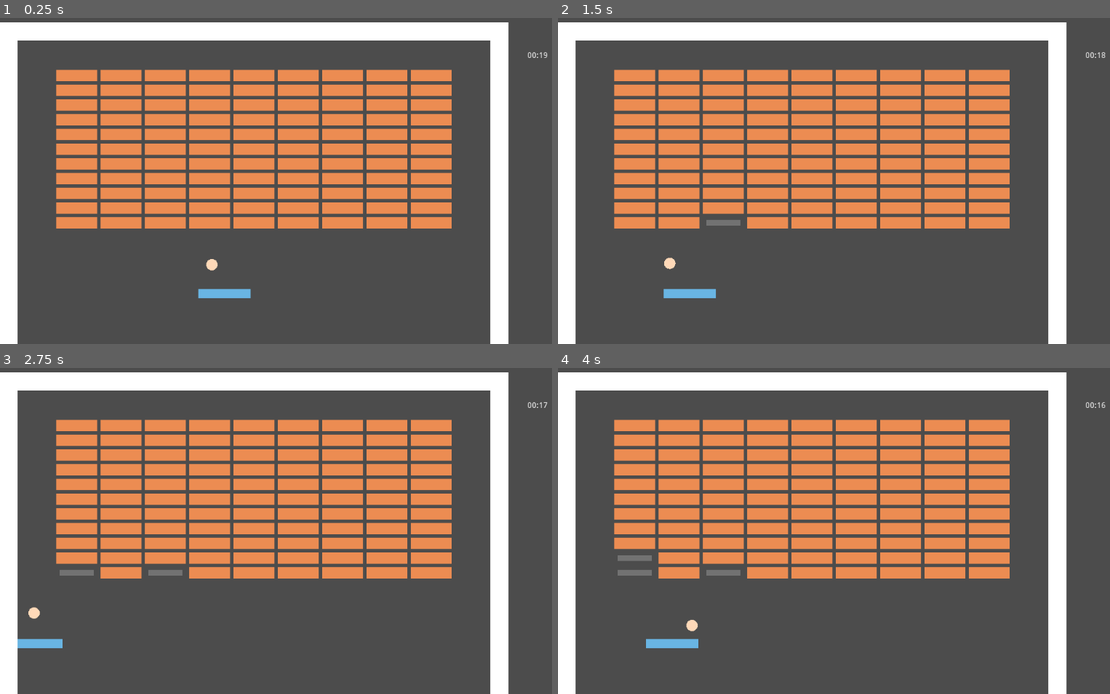
Above: before the commit, frames 1-4 (two rows, left to right).
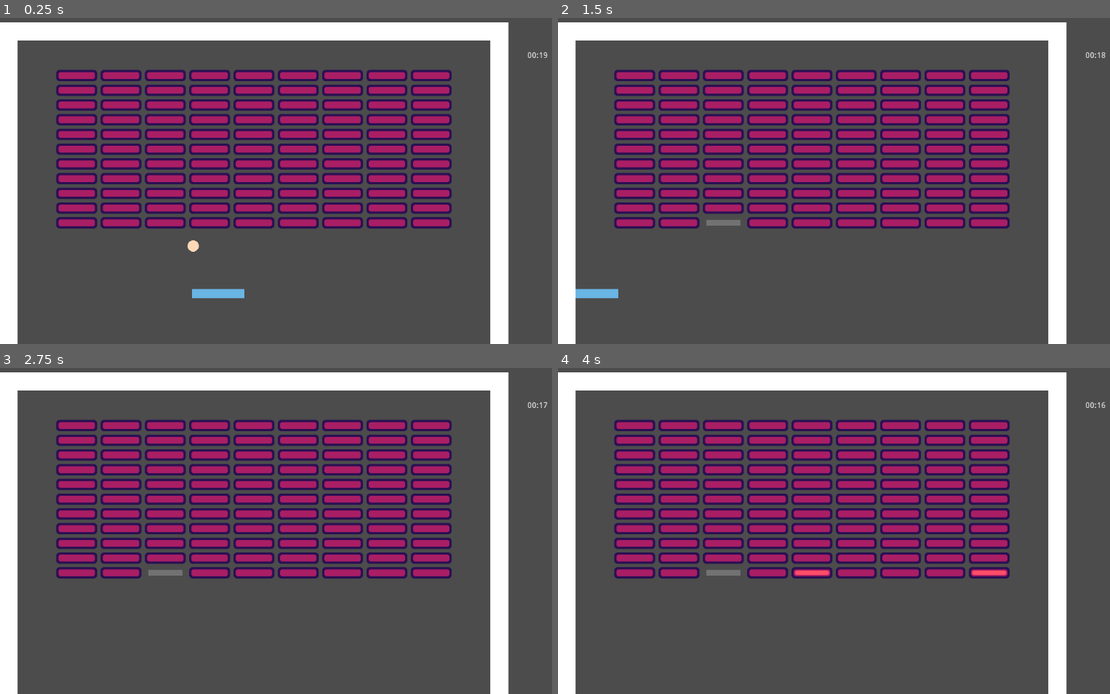
Above: after the commit, the same moments.

Repository: marc-hugh-tom/gmtk-game-jam-2023
Game: Godot game, scene res://scenes/GameState.tscn
Same seed, same stepped clock (60 frames per second), same inputs: the game is played once before the commit and once after it.
Inputs (mouse positions are in pixels of both pictures, inside the frame that each line leads up to):
- Up to frame 1 (0.25 s): no input
- Up to frame 2 (1.5 s): move the mouse to (977, 158) at 0.52 s; press the mouse at (977, 158) at 0.53 s; hold Right (ui_right) 0.53-1.28 s; move the mouse to (734, 190) at 1.27 s; release the mouse at (734, 190) at 1.28 s; hold Left (ui_left) from 1.28 s (still down); click (734, 190) at 1.35 s
- Up to frame 3 (2.75 s): move the mouse to (347, 449) at 2.02 s; release Left (ui_left) at 2.03 s; press the mouse at (347, 449) at 2.03 s; hold Right (ui_right) from 2.03 s (still down)
- Up to frame 4 (4 s): move the mouse to (817, 592) at 2.77 s; release the mouse at (817, 592) at 2.78 s; click (817, 592) at 2.85 s; move the mouse to (1021, 576) at 3.52 s; release Right (ui_right) at 3.53 s; press the mouse at (1021, 576) at 3.53 s; hold Left (ui_left) from 3.53 s (still down)

The runs differ from the first frame. In frame 1, 27% of the frame differs, in the area x 10-82%, y 15-86%; in frame 2, 27%, in the area x 3-82%, y 15-86%; in frame 3, 27%; in frame 4, 27%.

Commit message:
Add different block types

Diff:
--- a/project.godot
+++ b/project.godot
@@ -13,6 +13,10 @@
 config/name="gmtk-game-jam-2023"
 run/main_scene="res://scenes/GameState.tscn"
 config/icon="res://icon.png"
+
+[autoload]
+
+Globals="*res://scenes/Globals.tscn"
 
 [global]
 
--- a/scenes/Block.tscn
+++ /dev/null
@@ -1,19 +0,0 @@
-[gd_scene load_steps=3 format=2]
-
-[ext_resource path="res://scripts/Block.gd" type="Script" id=1]
-
-[sub_resource type="RectangleShape2D" id=1]
-extents = Vector2( 36, 10 )
-
-[node name="Block" type="StaticBody2D" groups=["block"]]
-script = ExtResource( 1 )
-
-[node name="ColorRect" type="ColorRect" parent="."]
-margin_left = -36.0
-margin_top = -10.0
-margin_right = 36.0
-margin_bottom = 10.0
-color = Color( 0.929412, 0.552941, 0.32549, 1 )
-
-[node name="CollisionShape2D" type="CollisionShape2D" parent="."]
-shape = SubResource( 1 )
--- /dev/null
+++ b/scenes/BlockBasic.tscn
@@ -0,0 +1,16 @@
+[gd_scene load_steps=4 format=2]
+
+[ext_resource path="res://scripts/BlockBasic.gd" type="Script" id=1]
+[ext_resource path="res://assets/sprites/basic_block.png" type="Texture" id=2]
+
+[sub_resource type="RectangleShape2D" id=1]
+extents = Vector2( 36, 10 )
+
+[node name="BlockBasic" type="StaticBody2D" groups=["block"]]
+script = ExtResource( 1 )
+
+[node name="Sprite" type="Sprite" parent="."]
+texture = ExtResource( 2 )
+
+[node name="CollisionShape2D" type="CollisionShape2D" parent="."]
+shape = SubResource( 1 )
--- /dev/null
+++ b/scenes/BlockTough.tscn
@@ -0,0 +1,16 @@
+[gd_scene load_steps=4 format=2]
+
+[ext_resource path="res://scripts/BlockTough.gd" type="Script" id=1]
+[ext_resource path="res://assets/sprites/tough_block.png" type="Texture" id=2]
+
+[sub_resource type="RectangleShape2D" id=1]
+extents = Vector2( 36, 10 )
+
+[node name="BlockTough" type="StaticBody2D" groups=["block"]]
+script = ExtResource( 1 )
+
+[node name="Sprite" type="Sprite" parent="."]
+texture = ExtResource( 2 )
+
+[node name="CollisionShape2D" type="CollisionShape2D" parent="."]
+shape = SubResource( 1 )
--- /dev/null
+++ b/scenes/Cursor.tscn
@@ -0,0 +1,3 @@
+[gd_scene format=2]
+
+[node name="Cursor" type="Node2D"]
--- /dev/null
+++ b/scenes/Globals.tscn
@@ -0,0 +1,6 @@
+[gd_scene load_steps=2 format=2]
+
+[ext_resource path="res://scripts/Globals.gd" type="Script" id=1]
+
+[node name="Globals" type="Node2D"]
+script = ExtResource( 1 )
--- a/scripts/Ball.gd
+++ b/scripts/Ball.gd
@@ -1,7 +1,7 @@
 extends KinematicBody2D
 
 var direction = Vector2.ZERO
-var speed = 200.0
+var speed = 400.0
 
 func _ready():
 	direction = Vector2(-0.5, 0.5)
--- a/scripts/BlockGrid.gd
+++ b/scripts/BlockGrid.gd
@@ -1,6 +1,6 @@
 extends Node2D
 
-const BLOCK = preload("res://scenes/Block.tscn")
+const BLOCK = preload("res://scenes/BlockBasic.tscn")
 const HALF_SPACING = 3
 # Columns and rows have to be odd
 const COLUMNS = 9
@@ -34,15 +34,15 @@
 		block_matrix[int(grid_position.x)][int(grid_position.y)] = null
 		block.queue_free()
 
-func add_block(grid_position):
+func add_block(grid_position, block_factory):
 	delete_block(grid_position)
-	var block = BLOCK.instance()
+	var block = block_factory.instance()
 	block_matrix[int(grid_position.x)][int(grid_position.y)] = block
 	add_child(block)
 	block.set_global_position(grid_position_to_global_position(grid_position))
 
-func add_block_to_global_position(input_global_position):
-	add_block(global_position_to_grid_position(input_global_position))
+func add_block_to_global_position(input_global_position, block_factory):
+	add_block(global_position_to_grid_position(input_global_position), block_factory)
 
 func snap_to_grid(input_global_position):
 	return(grid_position_to_global_position(global_position_to_grid_position(input_global_position)))
@@ -69,7 +69,7 @@
 func _init_starting_blocks():
 	for col_idx in range(COLUMNS):
 		for row_idx in range(ROWS):
-			add_block(Vector2(col_idx, row_idx))
+			add_block(Vector2(col_idx, row_idx), BLOCK)
 
 func get_block_count():
 	var count = 0
--- /dev/null
+++ b/scripts/BlockTough.gd
@@ -0,0 +1,10 @@
+extends StaticBody2D
+
+var health = 2
+
+func on_collide_with_ball():
+	health -= 1
+	if health == 1:
+		$Sprite.set_texture(load("res://assets/sprites/basic_block.png"))
+	if health == 0:
+		queue_free()
--- a/scripts/GameContainer.gd
+++ b/scripts/GameContainer.gd
@@ -13,7 +13,9 @@
 	$PlacementUI.set_block_grid($BlockGrid)
 
 func _add_block(input_global_position):
-	block_grid.add_block_to_global_position(input_global_position)
+	var current_block = Globals.current_block
+	block_grid.add_block_to_global_position(input_global_position, current_block[0])
+	Globals.current_block_used()
 
 func _process(delta):
 	paddle.set_ball_position(ball.position)
--- /dev/null
+++ b/scripts/Globals.gd
@@ -0,0 +1,46 @@
+extends Node2D
+
+var BLOCK_TYPES = [
+	[
+		preload("res://scenes/BlockBasic.tscn"),
+		"Rubbish block",
+		1.0
+	],
+	[
+		preload("res://scenes/BlockTough.tscn"),
+		"Better block",
+		0.5
+	]
+]
+
+var block_cum_probs = [0.0]
+var current_block
+var next_block
+
+func _ready():
+	_populate_block_probabilities()
+	current_block = get_next_block()
+	next_block = get_next_block()
+
+func _populate_block_probabilities():
+	var summed_weights = 0.0
+	for block_info in BLOCK_TYPES:
+		summed_weights += block_info[2]
+	for block_info in BLOCK_TYPES:
+		block_cum_probs.append(
+			block_cum_probs.back() + block_info[2] / summed_weights
+		)
+	# Remove zero
+	block_cum_probs.pop_front()
+
+func get_next_block():
+	var random_num = randf()
+	var idx = 0
+	for prob in block_cum_probs:
+		if random_num <= prob:
+			return(BLOCK_TYPES[idx])
+		idx += 1
+
+func current_block_used():
+	current_block = next_block
+	next_block = get_next_block()
--- a/scripts/PlacementUI.gd
+++ b/scripts/PlacementUI.gd
@@ -2,7 +2,7 @@
 
 signal block_placed
 
-const BLOCK = preload("res://scenes/Block.tscn")
+const BLOCK = preload("res://scenes/BlockBasic.tscn")
 const INDICATORS = preload("res://scenes/BlockPositionIndicator.tscn")
 
 var guide_block
@@ -10,11 +10,7 @@
 
 func set_block_grid(input_block_grid):
 	block_grid = input_block_grid
-	guide_block = BLOCK.instance()
-	guide_block.set_collision_layer_bit(0, 0)
-	guide_block.set_collision_mask_bit(0, 0)
-	guide_block.set_modulate(Color(1.0, 1.0, 1.0, 0.5))
-	add_child(guide_block)
+	update_guide_block()
 	for pos in block_grid.get_all_block_global_positions():
 		var indicator = INDICATORS.instance()
 		$Indicators.add_child(indicator)
@@ -22,8 +18,21 @@
 
 func _physics_process(delta):
 	var mouse = get_global_mouse_position()
-	guide_block.set_global_position(block_grid.snap_to_grid(mouse))
+	if is_instance_valid(guide_block):
+		guide_block.set_global_position(block_grid.snap_to_grid(mouse))
 
 func _input(event):
 	if event.is_action_pressed("left_click"):
 		emit_signal("block_placed", guide_block.get_global_position())
+		update_guide_block()
+
+func update_guide_block():
+	if is_instance_valid(guide_block):
+		remove_child(guide_block)
+		guide_block.free()
+		guide_block = null
+	guide_block = Globals.current_block[0].instance()
+	guide_block.set_collision_layer_bit(0, 0)
+	guide_block.set_collision_mask_bit(0, 0)
+	guide_block.set_modulate(Color(1.0, 1.0, 1.0, 0.5))
+	add_child(guide_block)
Binary file added: assets/sprites/basic_block.png
Not shown, added: assets/sprites/basic_block.png.import
Binary file added: assets/sprites/tough_block.png
Not shown, added: assets/sprites/tough_block.png.import
Renamed: scripts/Block.gd -> scripts/BlockBasic.gd
